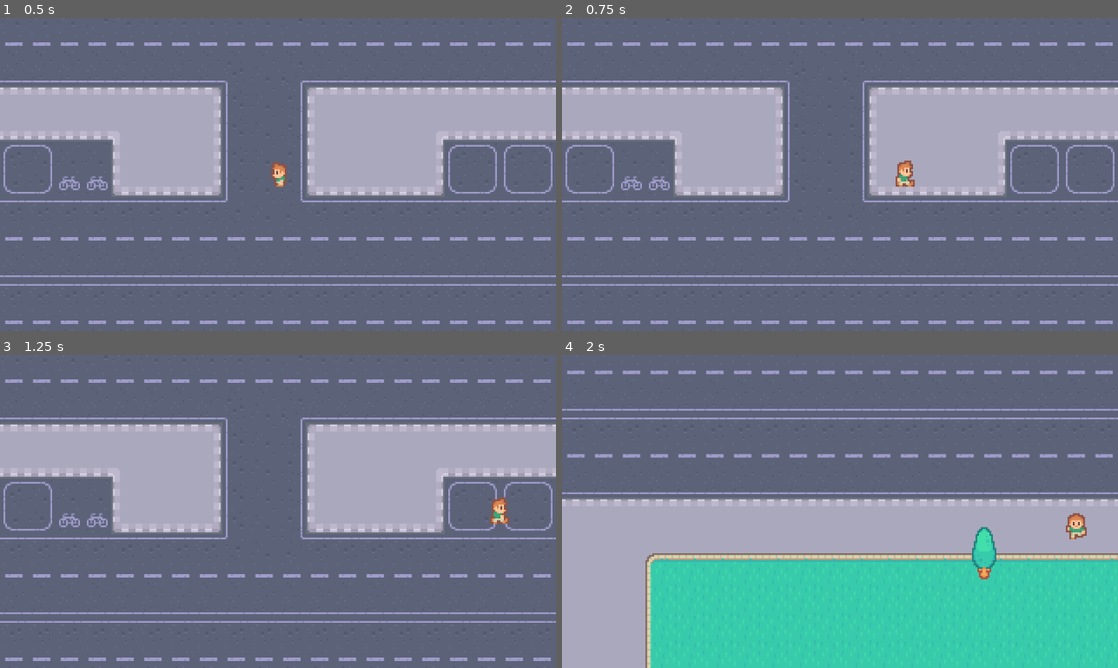
Above: before the commit, frames 1-4 (two rows, left to right).
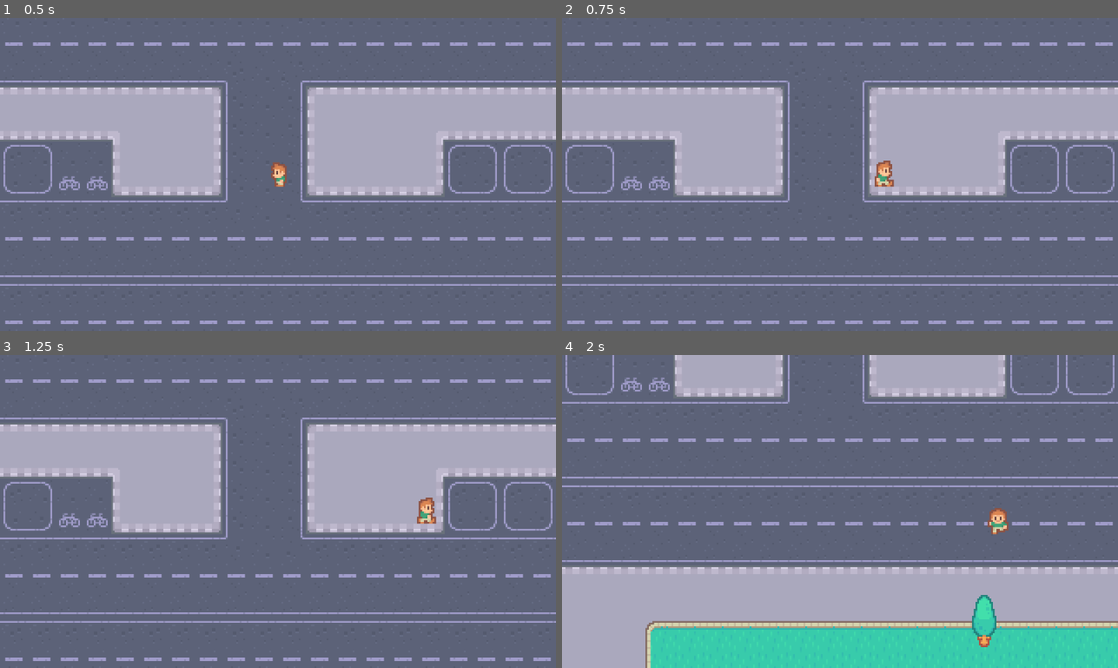
Above: after the commit, the same moments.

Repository: HaiqalAly/CrossingRoads
Game: Godot game, scene res://scenes/game.tscn
The game is run twice, just before and just after one commit, with the same random seed, the same clock (stepped at 60 frames per second) and the same inputs.
Inputs:
- Up to frame 1 (0.5 s): no input
- Up to frame 2 (0.75 s): tap Enter at 0.5 s; hold Right (right) from 0.53 s (still down); tap Space (s) at 0.6 s
- Up to frame 3 (1.25 s): keep holding Right (right)
- Up to frame 4 (2 s): release Right (right) at 1.28 s; hold Down (down) from 1.28 s (still down); tap Space (s) at 1.35 s

Frame 1 is identical in both runs. In frame 2, 0.5% of the frame differs, in the area x 56-64%, y 45-54%; in frame 3, 0.5%; in frame 4, 50%, in the area x 0-100%, y 0-94%.

Commit message:
Adding collision layer and mask to object and player

Diff:
--- a/project.godot
+++ b/project.godot
@@ -53,6 +53,13 @@
 ]
 }
 
+[layer_names]
+
+2d_physics/layer_1="Terrain"
+2d_physics/layer_2="Player"
+2d_physics/layer_3="Cars"
+2d_physics/layer_4="Walls"
+
 [rendering]
 
 textures/canvas_textures/default_texture_filter=0
--- a/scenes/car.tscn
+++ b/scenes/car.tscn
@@ -7,6 +7,8 @@
 size = Vector2(20, 13)
 
 [node name="Car" type="Area2D"]
+collision_layer = 4
+collision_mask = 2
 script = ExtResource("1_qt2eu")
 
 [node name="Sprite2D" type="Sprite2D" parent="."]
--- a/scenes/game.tscn
+++ b/scenes/game.tscn
@@ -33,6 +33,8 @@
 
 [node name="Area2D" type="Area2D" parent="Boundary"]
 position = Vector2(-177, -304)
+collision_layer = 0
+collision_mask = 2
 script = SubResource("GDScript_lbhrr")
 
 [node name="CollisionShape2D" type="CollisionShape2D" parent="Boundary/Area2D"]
@@ -41,6 +43,8 @@
 debug_color = Color(0.2509804, 1, 0.29411766, 0.69803923)
 
 [node name="BoundaryWalls" type="StaticBody2D" parent="Boundary"]
+collision_layer = 8
+collision_mask = 0
 
 [node name="rightWall" type="CollisionShape2D" parent="Boundary/BoundaryWalls"]
 position = Vector2(194, -2)
--- a/scenes/player.tscn
+++ b/scenes/player.tscn
@@ -97,6 +97,8 @@
 }]
 
 [node name="Player" type="CharacterBody2D"]
+collision_layer = 2
+collision_mask = 13
 script = ExtResource("1_g2els")
 
 [node name="Camera2D" type="Camera2D" parent="."]
--- a/scenes/tree.tscn
+++ b/scenes/tree.tscn
@@ -6,6 +6,7 @@
 size = Vector2(12, 19)
 
 [node name="Tree" type="StaticBody2D"]
+collision_mask = 0
 
 [node name="Sprite2D" type="Sprite2D" parent="."]
 position = Vector2(103, 42)
--- a/script/car.gd
+++ b/script/car.gd
@@ -1,15 +1,15 @@
 extends Area2D
 
 var direction = Vector2.LEFT
-var speed = 2
+var speed = 120
 
 func _ready() -> void:
 	if position.x < 0:
 		direction.x = 1
 		$Sprite2D.flip_h = true
 
-func _process(_delta: float) -> void:
-	position += direction * speed
+func _process(delta: float) -> void:
+	position += direction * speed * delta
 
 func _on_visible_on_screen_notifier_2d_screen_exited() -> void:
 	queue_free()
--- a/script/game.gd
+++ b/script/game.gd
@@ -11,3 +11,7 @@
 	var pos_marker = $CarStartPosition.get_children().pick_random()
 	car.position = pos_marker.position
 	$Object.add_child(car)
+	car.connect("body_entered", go_to_title)
+
+func go_to_title(body):
+	print("HIT!")
--- a/script/player.gd
+++ b/script/player.gd
@@ -1,7 +1,7 @@
 extends CharacterBody2D
 
 var direction: Vector2 = Vector2(1, 1)
-var speed: int = 180
+var speed: int = 120
 
 func _physics_process(_delta: float) -> void:
 	direction = Input.get_vector("left", "right", "up", "down")
